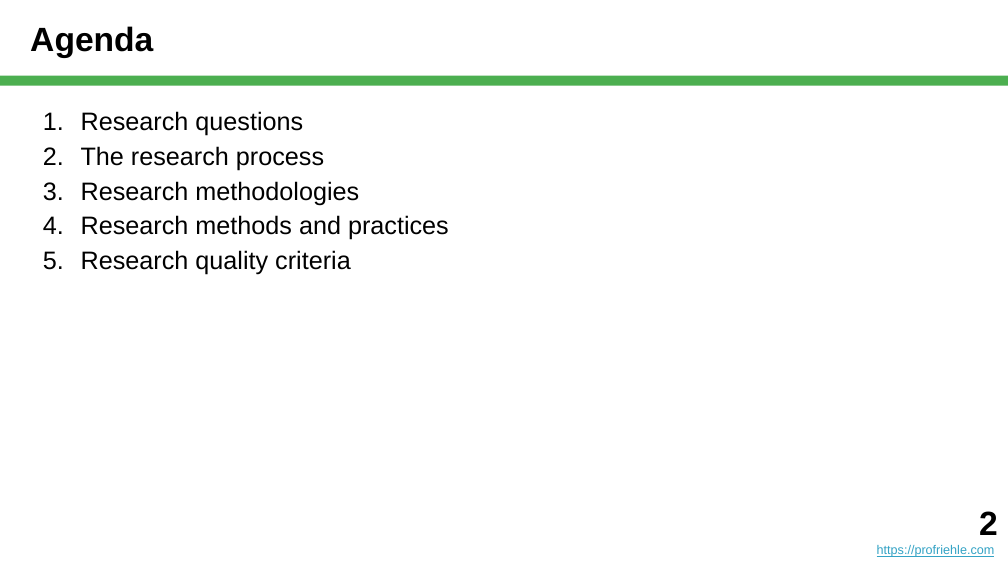
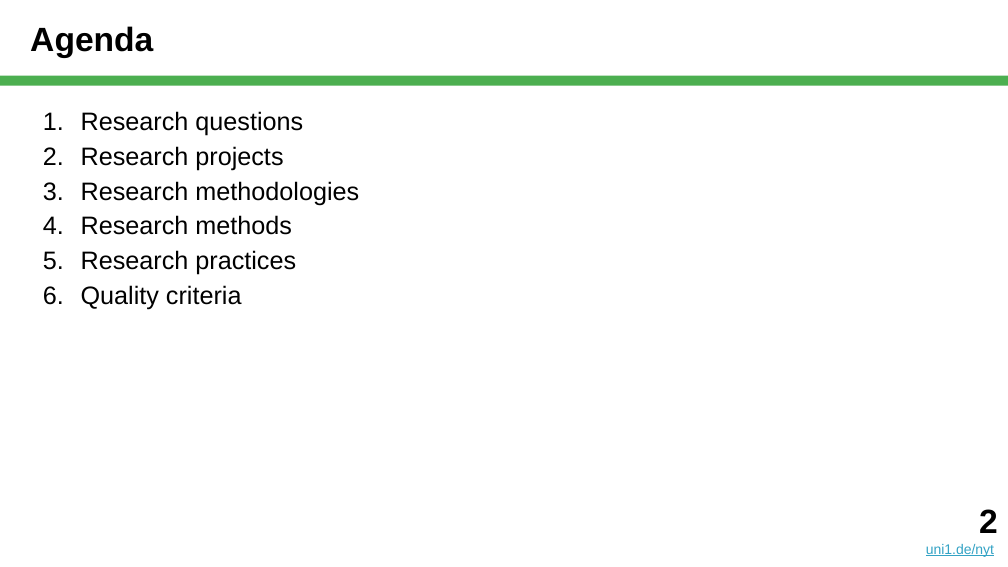
Before and after one commit to dirkriehle/nyt-course, a slide deck: slide 2 of Lecture slides/NYT B02 - Scientific Research.pptx. Drawn at 1008x567 pixels with LibreOffice and Linux fonts; fonts in the diff are those of the drawing. Boxes give left, top, right and bottom in pixels: in the first picture for what was removed or moved away, otherwise in the second. Text is boxed around its words. In the diff, an @@ line names an element or a change of style, - is before the commit and + after.

Commit message:
After B02 - Scientific Research

```diff
--- a/Lecture slides/NYT B02 - Scientific Research.pptx
+++ b/Lecture slides/NYT B02 - Scientific Research.pptx
@@ text at <box>81,146,283,170</box>: text changed @@
-2. The research process
+2. Research projects
@@ text at <box>81,215,296,310</box>: text changed @@
-4. Research methods and practices
-5. Research quality criteria
+4. Research methods
+5. Research practices
+6. Quality criteria
@@ text: place and size @@
-text at <box>877,511,998,557</box>
+text at <box>926,509,998,557</box>
@@ text at <box>926,544,994,557</box>: text changed; size 9 to 10 pt @@
-https://profriehle.com
+uni1.de/nyt
```
Also in this commit, not shown: 39 other slides changed, 2 slides added, 5 slides removed, 5 other files.
